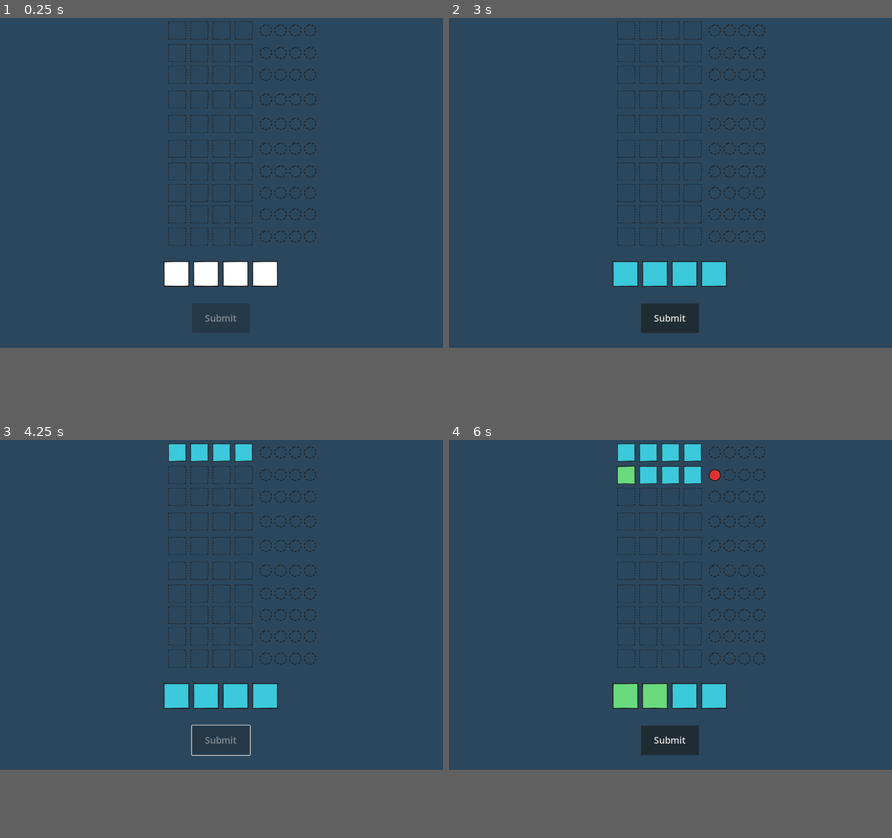
Above: before the commit, frames 1-4 (two rows, left to right).
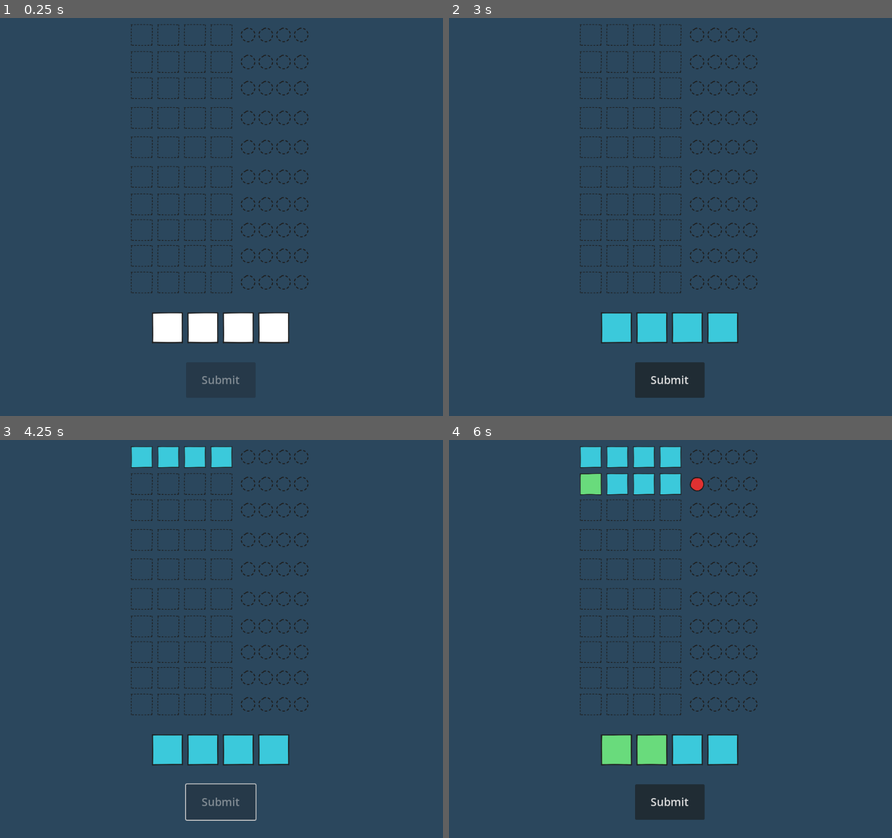
Above: after the commit, the same moments.

Repository: mromphf/mastermind
Game: Godot game, scene res://root.tscn
Same seed, same stepped clock (60 frames per second), same inputs: the game is played once before the commit and once after it.
Inputs (mouse positions are in pixels of both pictures, inside the frame that each line leads up to; where the layout moved, square brackets give the same spot in the first picture):
- Up to frame 1 (0.25 s): no input
- Up to frame 2 (3 s): click (617, 272) [626, 272] at 0.5 s; click (652, 272) [657, 272] at 1.25 s; click (688, 272) [683, 272] at 2 s; click (723, 272) [714, 272] at 2.75 s
- Up to frame 3 (4.25 s): click "Submit" at 3.5 s
- Up to frame 4 (6 s): click (617, 694) [626, 694] at 4.25 s; click "Submit" at 5 s; click (652, 694) [657, 694] at 5.75 s
In our replay, the window is 800x613 before the commit and 800x736 after it. These sizes can differ from the game's own. Grey fills any space a smaller window leaves; there, only what the larger window draws over its background counts as a difference.

The runs differ from the first frame. In frame 1, 6.2% of the frame differs, in the area x 29-72%, y 0-93%; in frame 2, 7.8%; in frame 3, 7.2%; in frame 4, 9.9%, in the area x 29-72%, y 0-96%.

Commit message:
Messing with layout.

Diff:
--- a/Board.tscn
+++ b/Board.tscn
@@ -12,15 +12,15 @@
 modulate = Color(0.168627, 0.278431, 0.364706, 1)
 offset_left = -80.0
 offset_top = -80.0
-offset_right = 1280.0
+offset_right = 1080.0
 offset_bottom = 1000.0
 texture = SubResource("CanvasTexture_rbagi")
 
 [node name="OutputHousing" type="Control" parent="."]
 layout_mode = 3
 anchors_preset = 0
-offset_left = 400.0
-offset_right = 880.0
+offset_left = 240.0
+offset_right = 720.0
 offset_bottom = 680.0
 
 [node name="output1" parent="OutputHousing" instance=ExtResource("1_2df6f")]
--- a/GameOver.gd
+++ b/GameOver.gd
@@ -5,12 +5,12 @@
 
 func render(code: Dictionary, victory: bool = false):
 	self.visible = true
-	$Victory.visible = victory
-	$Fail.visible = not victory
-	$Code/Block1.set_texture(Code.image_map[code[1]])
-	$Code/Block2.set_texture(Code.image_map[code[2]])
-	$Code/Block3.set_texture(Code.image_map[code[3]])
-	$Code/Block4.set_texture(Code.image_map[code[4]])
+	$Center/Victory.visible = victory
+	$Center/Fail.visible = not victory
+	$Center/Code/Block1.set_texture(Code.image_map[code[1]])
+	$Center/Code/Block2.set_texture(Code.image_map[code[2]])
+	$Center/Code/Block3.set_texture(Code.image_map[code[3]])
+	$Center/Code/Block4.set_texture(Code.image_map[code[4]])
 
 
 func _on_play_again():
--- a/GameOver.tscn
+++ b/GameOver.tscn
@@ -15,78 +15,83 @@
 modulate = Color(0.843137, 0.843137, 0.843137, 0.713726)
 offset_left = -40.0
 offset_top = -40.0
-offset_right = 1240.0
-offset_bottom = 1040.0
+offset_right = 1040.0
+offset_bottom = 980.0
 texture = SubResource("CanvasTexture_rc4dd")
 
-[node name="TextureRect2" type="TextureRect" parent="."]
+[node name="Snap" type="AudioStreamPlayer" parent="."]
+stream = ExtResource("3_dgw14")
+
+[node name="Center" type="Control" parent="."]
+layout_mode = 3
+anchors_preset = 0
+offset_left = 280.0
+offset_top = 200.0
+offset_right = 720.0
+offset_bottom = 600.0
+
+[node name="TextureRect2" type="TextureRect" parent="Center"]
 modulate = Color(0.458824, 0.458824, 0.458824, 1)
-offset_left = 400.0
-offset_top = 200.0
-offset_right = 800.0
-offset_bottom = 600.0
+offset_right = 440.0
+offset_bottom = 400.0
 texture = SubResource("CanvasTexture_8bner")
 
-[node name="Button" type="Button" parent="."]
-offset_left = 520.0
-offset_top = 480.0
-offset_right = 680.0
-offset_bottom = 560.0
-theme_override_font_sizes/font_size = 25
-text = "Play Again"
-
-[node name="Victory" type="Label" parent="."]
-offset_left = 480.0
-offset_top = 200.0
-offset_right = 720.0
-offset_bottom = 360.0
+[node name="Victory" type="Label" parent="Center"]
+offset_left = 100.0
+offset_right = 340.0
+offset_bottom = 160.0
 theme_override_colors/font_color = Color(0, 0, 0, 1)
 theme_override_font_sizes/font_size = 50
 text = "Success!"
 horizontal_alignment = 1
 vertical_alignment = 1
 
-[node name="Fail" type="Label" parent="."]
+[node name="Fail" type="Label" parent="Center"]
 visible = false
-offset_left = 480.0
-offset_top = 240.0
-offset_right = 720.0
-offset_bottom = 400.0
+offset_left = 80.0
+offset_top = 40.0
+offset_right = 320.0
+offset_bottom = 200.0
 theme_override_colors/font_color = Color(0, 0, 0, 1)
 theme_override_font_sizes/font_size = 50
 text = "Fail"
 horizontal_alignment = 1
 vertical_alignment = 1
 
-[node name="Code" type="Control" parent="."]
+[node name="Code" type="Control" parent="Center"]
 layout_mode = 3
 anchors_preset = 0
-offset_left = 440.0
-offset_top = 360.0
-offset_right = 760.0
-offset_bottom = 440.0
+offset_left = 60.0
+offset_top = 160.0
+offset_right = 380.0
+offset_bottom = 240.0
 
-[node name="Block1" type="Sprite2D" parent="Code"]
+[node name="Block1" type="Sprite2D" parent="Center/Code"]
 position = Vector2(40, 40)
 scale = Vector2(0.5, 0.5)
 texture = ExtResource("2_bxg0o")
 
-[node name="Block2" type="Sprite2D" parent="Code"]
+[node name="Block2" type="Sprite2D" parent="Center/Code"]
 position = Vector2(120, 40)
 scale = Vector2(0.5, 0.5)
 texture = ExtResource("2_bxg0o")
 
-[node name="Block3" type="Sprite2D" parent="Code"]
+[node name="Block3" type="Sprite2D" parent="Center/Code"]
 position = Vector2(200, 40)
 scale = Vector2(0.5, 0.5)
 texture = ExtResource("2_bxg0o")
 
-[node name="Block4" type="Sprite2D" parent="Code"]
+[node name="Block4" type="Sprite2D" parent="Center/Code"]
 position = Vector2(280, 40)
 scale = Vector2(0.5, 0.5)
 texture = ExtResource("2_bxg0o")
 
-[node name="Snap" type="AudioStreamPlayer" parent="."]
-stream = ExtResource("3_dgw14")
+[node name="Button" type="Button" parent="Center"]
+offset_left = 140.0
+offset_top = 280.0
+offset_right = 300.0
+offset_bottom = 360.0
+theme_override_font_sizes/font_size = 25
+text = "Play Again"
 
-[connection signal="pressed" from="Button" to="." method="_on_play_again"]
+[connection signal="pressed" from="Center/Button" to="." method="_on_play_again"]
--- a/HUD.tscn
+++ b/HUD.tscn
@@ -11,84 +11,48 @@
 
 [node name="Submit" type="Button" parent="."]
 layout_mode = 2
-offset_left = 520.0
-offset_top = 800.0
-offset_right = 677.0
-offset_bottom = 880.0
+offset_left = 120.0
+offset_top = 160.0
+offset_right = 277.0
+offset_bottom = 240.0
 theme_override_font_sizes/font_size = 25
 disabled = true
 text = "Submit"
 
-[node name="CheatBox" type="Control" parent="."]
+[node name="Selections" type="Control" parent="."]
 anchors_preset = 0
-offset_right = 400.0
-offset_bottom = 120.0
-
-[node name="Cheat1" type="TextureRect" parent="CheatBox"]
-layout_mode = 0
 offset_left = 40.0
 offset_top = 40.0
-offset_right = 80.0
-offset_bottom = 80.0
-scale = Vector2(0.25, 0.25)
-
-[node name="Cheat2" type="TextureRect" parent="CheatBox"]
-layout_mode = 0
-offset_left = 80.0
-offset_top = 40.0
-offset_right = 120.0
-offset_bottom = 80.0
-scale = Vector2(0.25, 0.25)
-
-[node name="Cheat3" type="TextureRect" parent="CheatBox"]
-layout_mode = 0
-offset_left = 120.0
-offset_top = 40.0
-offset_right = 160.0
-offset_bottom = 80.0
-scale = Vector2(0.25, 0.25)
-
-[node name="Cheat4" type="TextureRect" parent="CheatBox"]
-layout_mode = 0
-offset_left = 160.0
-offset_top = 40.0
-offset_right = 200.0
-offset_bottom = 80.0
-scale = Vector2(0.25, 0.25)
-
-[node name="Selections" type="Control" parent="."]
-anchors_preset = 0
-offset_top = -80.0
-offset_right = 40.0
-offset_bottom = -40.0
+offset_right = 360.0
+offset_bottom = 120.0
 
 [node name="Selector1" parent="Selections" instance=ExtResource("2_f1ncc")]
 layout_mode = 2
-offset_left = 440.0
-offset_top = 760.0
-offset_right = 517.0
-offset_bottom = 840.0
+offset_left = 0.0
+offset_top = 2.0
+offset_right = 77.0
+offset_bottom = 82.0
 
 [node name="Selector2" parent="Selections" instance=ExtResource("2_f1ncc")]
 layout_mode = 2
-offset_left = 520.0
-offset_top = 760.0
-offset_right = 597.0
-offset_bottom = 840.0
+offset_left = 80.0
+offset_top = 2.0
+offset_right = 157.0
+offset_bottom = 82.0
 
 [node name="Selector3" parent="Selections" instance=ExtResource("2_f1ncc")]
 layout_mode = 2
-offset_left = 600.0
-offset_top = 760.0
-offset_right = 680.0
-offset_bottom = 840.0
+offset_left = 160.0
+offset_top = 2.0
+offset_right = 240.0
+offset_bottom = 82.0
 
 [node name="Selector4" parent="Selections" instance=ExtResource("2_f1ncc")]
 layout_mode = 2
-offset_left = 680.0
-offset_top = 760.0
-offset_right = 757.0
-offset_bottom = 839.0
+offset_left = 240.0
+offset_top = 2.0
+offset_right = 317.0
+offset_bottom = 81.0
 
 [node name="Snap" type="AudioStreamPlayer" parent="."]
 stream = ExtResource("3_ph00s")
--- a/project.godot
+++ b/project.godot
@@ -17,7 +17,7 @@
 
 [display]
 
-window/size/viewport_width=1200
+window/size/viewport_width=1000
 window/size/viewport_height=920
 window/size/resizable=false
 
--- a/root.tscn
+++ b/root.tscn
@@ -13,6 +13,10 @@
 [node name="Board" parent="." instance=ExtResource("1_6ygrk")]
 
 [node name="HUD" parent="." instance=ExtResource("1_6aub6")]
+offset_left = 300.0
+offset_top = 639.0
+offset_right = 300.0
+offset_bottom = 639.0
 
 [node name="GameOver" parent="." instance=ExtResource("4_xing0")]
 visible = false
